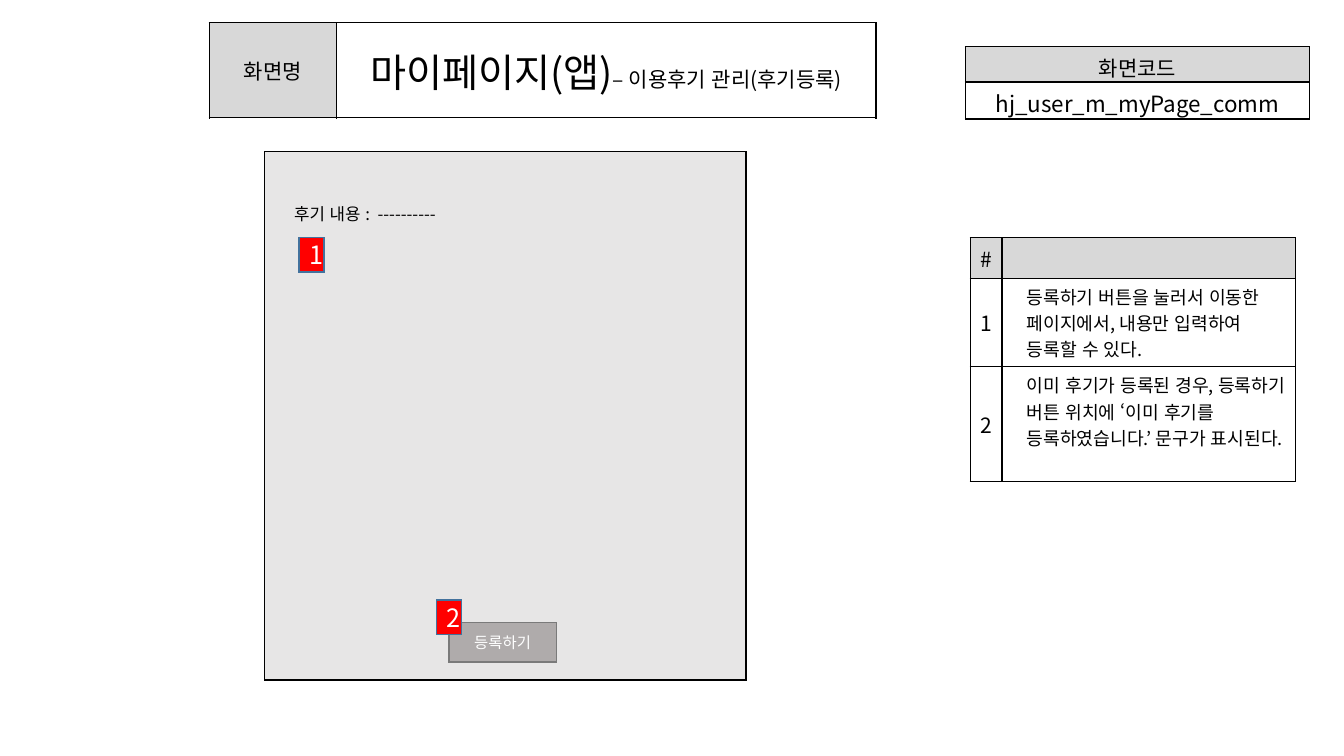
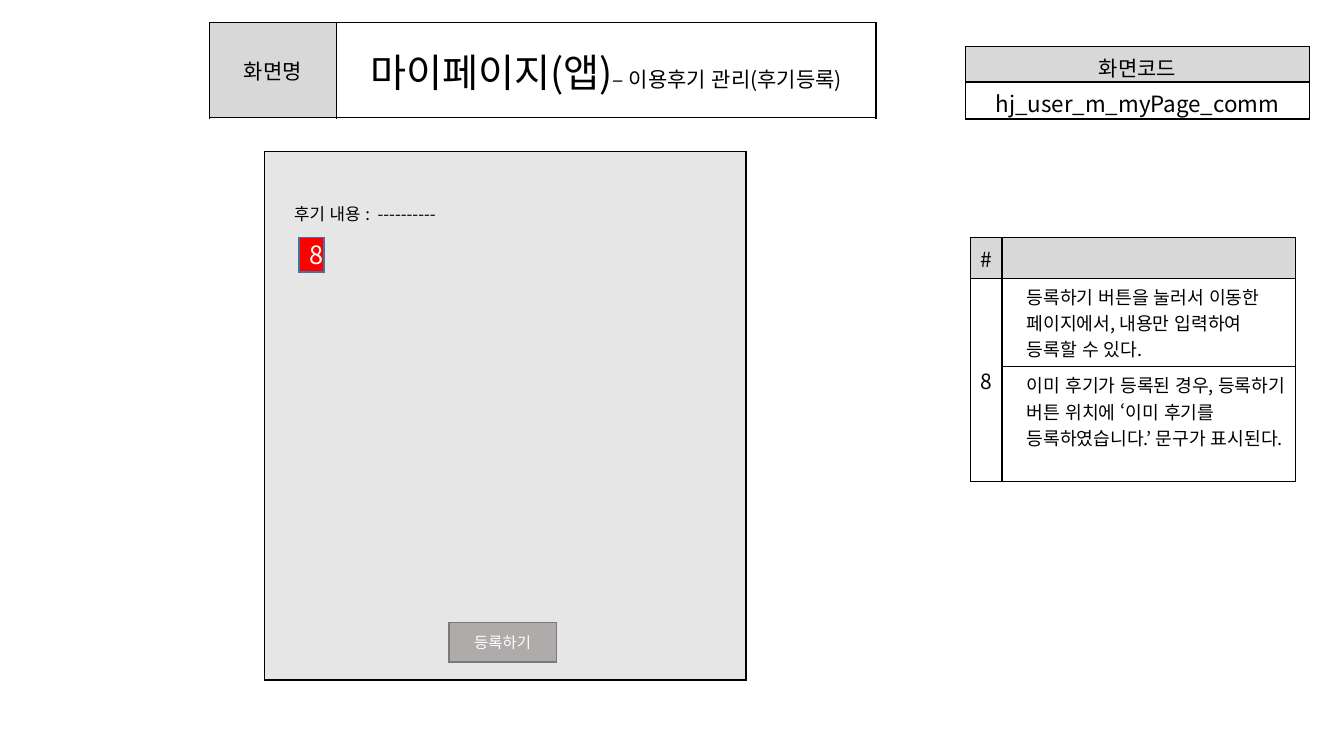
Before and after one commit to ezenteam2/e-Zone, a slide deck: slide 34 of 0 발표용 파워포인트/project05 - 파워포인트 종합 - 형준.pptx (slide 35 before the commit). Drawn at 1344x756 pixels with LibreOffice and Linux fonts; fonts in the diff are those of the drawing. Boxes give left, top, right and bottom in pixels: in the first picture for what was removed or moved away, otherwise in the second. Text is boxed around its words. In the diff, an @@ line names an element or a change of style, - is before the commit and + after.

```diff
--- a/0 발표용 파워포인트/project05 - 파워포인트 종합 - 형준.pptx
+++ b/0 발표용 파워포인트/project05 - 파워포인트 종합 - 형준.pptx
@@ table at [970, 238, 1296, 451] @@
-row 2, column 1: 1
+row 2, column 1: 8
-row 3, column 1: 2
+row 3, column 1: 
@@ text in rectangle at [309, 245, 323, 265]: text changed @@
-1
+8
@@ rectangle removed at [437, 600, 462, 634] @@
-2
```
Also in this commit, not shown: 30 other slides changed, 1 slide removed, 1 other file.
